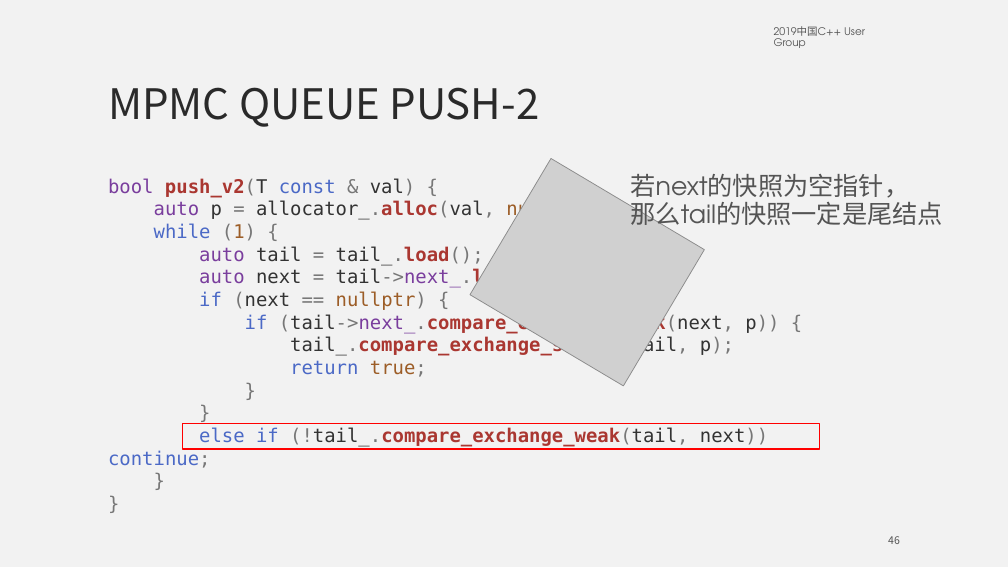
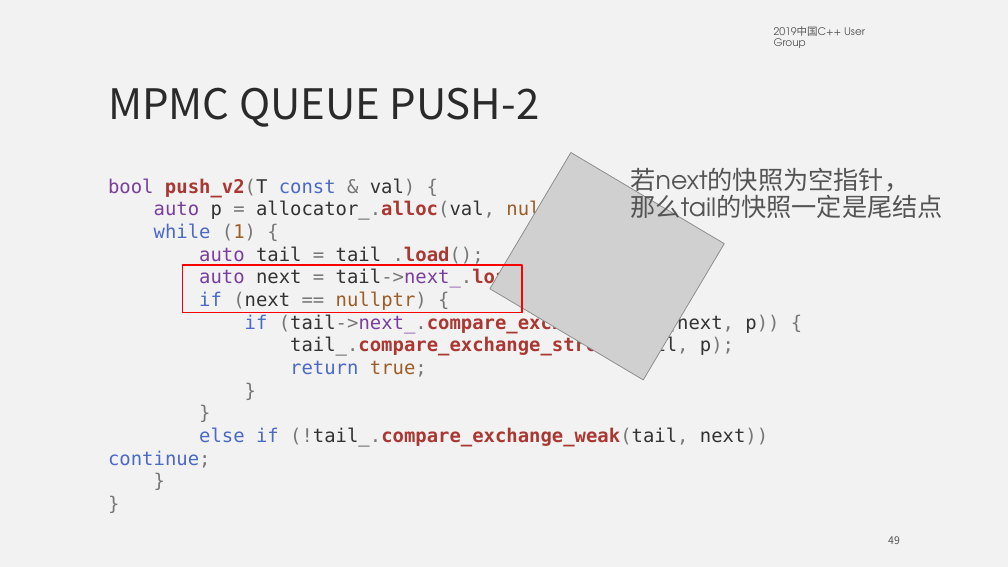
Before and after one commit to mutouyun/lock-free-queue, a slide deck: slide 49 of lock-free.pptx (slide 46 before the commit). Drawn at 1008x567 pixels with LibreOffice and Linux fonts; fonts in the diff are those of the drawing; grey boxes stand for pictures. Boxes give left, top, right and bottom in pixels: in the first picture for what was removed or moved away, otherwise in the second. Text is boxed around its words. In the diff, an @@ line names an element or a change of style, - is before the commit and + after.

```diff
--- a/lock-free.pptx
+++ b/lock-free.pptx
@@ picture moved from (x1=470, y1=158, x2=705, y2=386) to (x1=490, y1=152, x2=724, y2=380) @@
@@ text "若next的快照为空指针，" moved from (x1=630, y1=174, x2=942, y2=230) to (x1=630, y1=168, x2=942, y2=223) @@
@@ rectangle added at (x1=182, y1=265, x2=522, y2=312), outline #FF0000 1.5 pt @@
@@ rectangle removed at (x1=182, y1=423, x2=820, y2=449) @@
```
Also in this commit, not shown: 12 other slides changed, 4 slides added.
